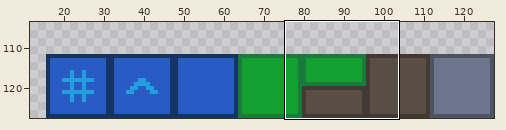
Sprite sheet -- Assets/Materials/Textures.png. Above: a wide view before the commit, with the close-up outlined.
Close-up. Before the edit:
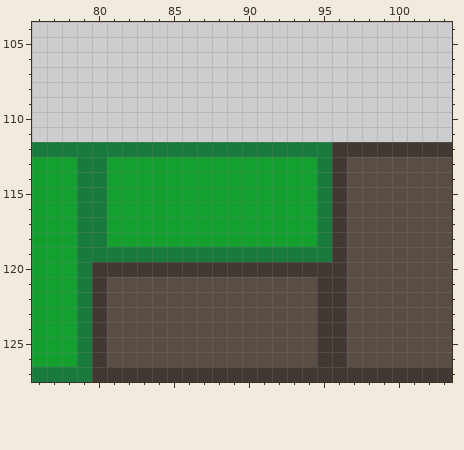
The file is 128x128 pixels. Shown: x 76..103, y 104..127. The wide view leaves out empty margins.
The same view after the edit:
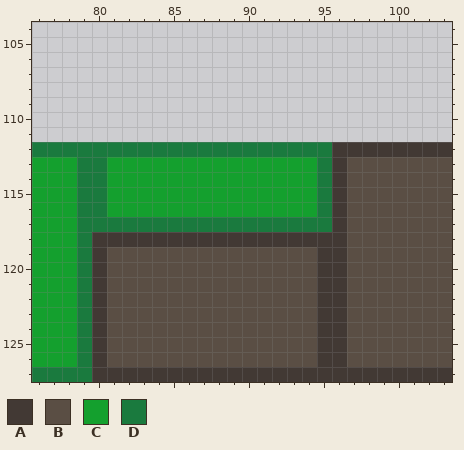
Palette (. is transparent): A #423934  B #5a4e44  C #14a02e  D #1a7a3e
Edits made:
Colour A replaces colour C in row 118 at x 81 to 94.
Colour A replaces colour D in rows 118 to 119 at x 80 and 95.
Colour B replaces colour A in row 120 at x 81 to 94.
Colour B replaces colour D in row 119 at x 81 to 94.
Colour D replaces colour C in row 117 at x 81 to 94.
Boxes around the changes in both close-ups, in picture pixels (x1, y1, x2, y2):
changed: (92, 217, 332, 277)
